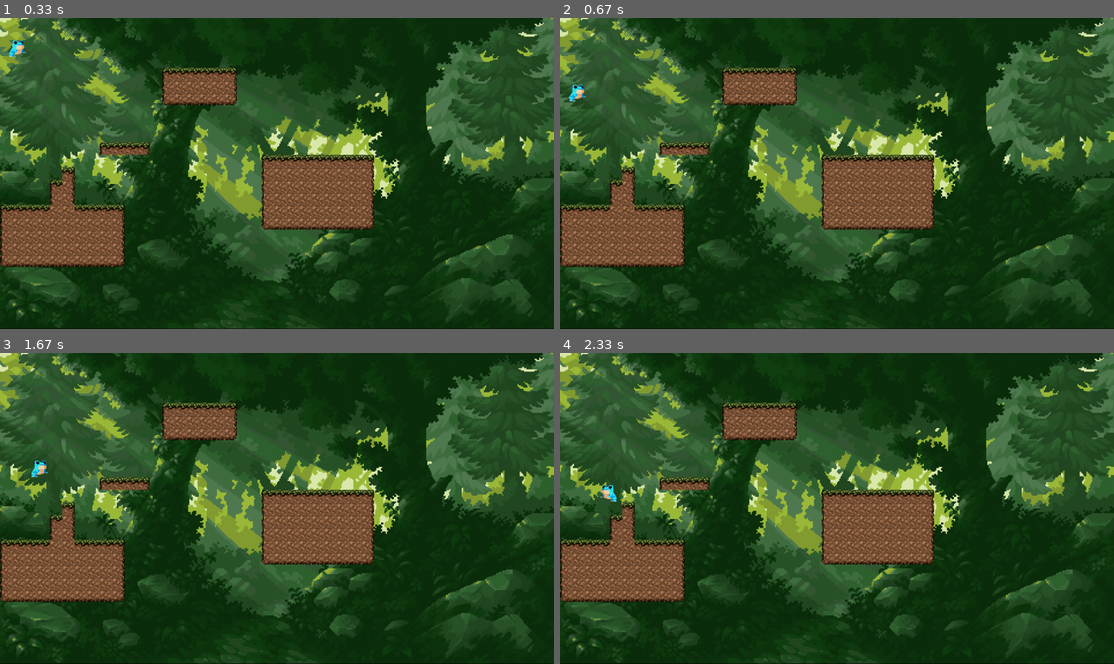
Above: before the commit, frames 1-4 (two rows, left to right).
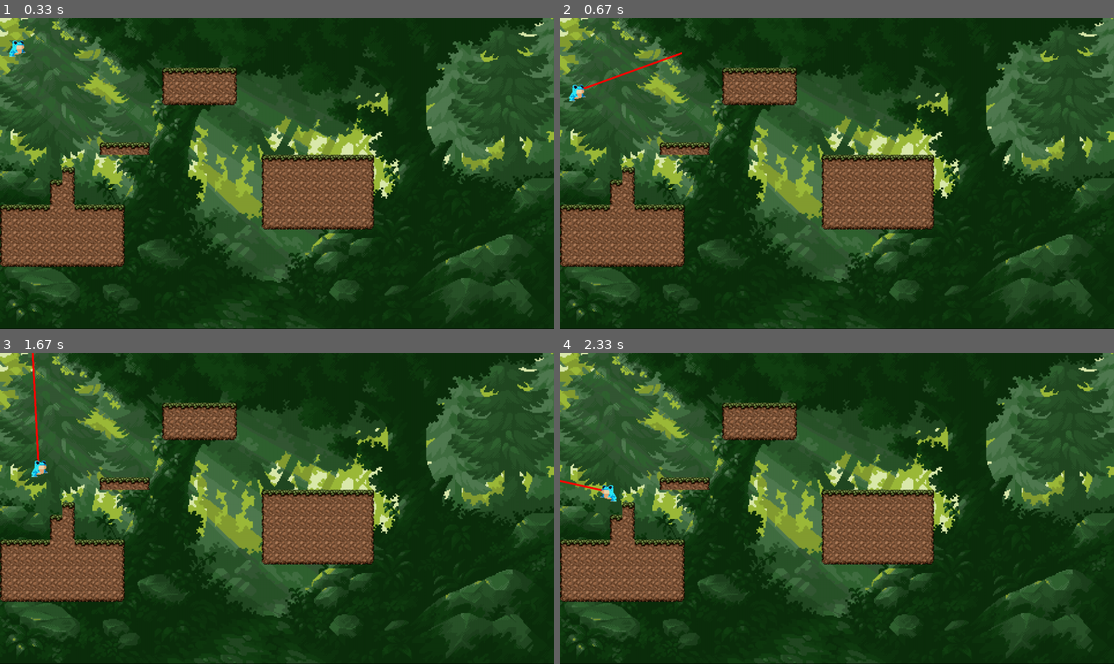
Above: after the commit, the same moments.

Repository: GuilhermeGZanetti/pygame-engine
Game: pygame game, started from main.py
Same seed, same stepped clock (60 frames per second), same inputs: the game is played once before the commit and once after it.
Inputs:
- Up to frame 1 (0.33 s): no input
- Up to frame 2 (0.67 s): tap Z at 0.33 s
- Up to frame 3 (1.67 s): hold Right 0.67-1.13 s; tap Z at 0.73, 1.03, 1.23, 1.57 s; hold Up 1.17-1.47 s; hold Right from 1.5 s (still down)
- Up to frame 4 (2.33 s): tap Z at 1.87, 2.07 s; release Right at 1.97 s; hold Left from 2 s (still down)

Frame 1 is identical in both runs. In frame 2, 0.1% of the frame differs, in the area x 4-23%, y 10-23%; in frame 3, 0.2%, in the area x 5-8%, y 0-35%; in frame 4, less than 0.1%.

Commit message:
feat: linguinha

Diff:
--- a/config.py
+++ b/config.py
@@ -26,3 +26,6 @@
     FROG_SPEED = 100
     FROG_ACCELERATION = 700
     JUMP_SPEED = 500
+
+    MAX_TONGUE_LENGTH = 300
+    TONGUE_VELOCITY = 1000
--- a/frog.py
+++ b/frog.py
@@ -2,6 +2,7 @@
 import pygame
 from animator import Animator
 from config import Config
+from grappling_tongue import GrapplingTongue
 from src.tilemap import GameMap, Tile
 from src.utils import load_img
 from src.vector2d import Vector2D
@@ -19,6 +20,8 @@
         self.max_velocity = Config.FROG_SPEED
         self.position: Vector2D = Vector2D(px, py)
 
+        self.grappling_tongue = GrapplingTongue(self)
+
         # Animation
         self.run_frames = self.init_sprite_sheet(self.run_sprite_sheet, 7, size)
         self.idle_frames = self.init_sprite_sheet(self.idle_sprite_sheet, 8, size)
@@ -27,11 +30,14 @@
         self.animator = Animator(run_frames=self.run_frames, idle_frames=self.idle_frames, jump_frames=self.jump_frames, starting_animation="idle")
 
 
+
     def update(self, screen: Surface, level: GameMap) -> None:
         self.delta_time = time.time() - self.last_time
         self.last_time = time.time()
 
         self.handle_input(level)
+
+        self.grappling_tongue.update(screen=screen, level=level)
 
         self.apply_physics(level=level)
         self.move_and_apply_collisions(level=level)
@@ -52,6 +58,16 @@
             self.command_move(right=True)
         else:
             self.is_moving = False
+
+        if pressed_keys[pygame.K_z]:
+            if not self.grappling_tongue.is_moving() and not self.grappling_tongue.is_extended():
+                direction = Vector2D(-int(pressed_keys[pygame.K_LEFT])+int(pressed_keys[pygame.K_RIGHT]),
+                                     -int(pressed_keys[pygame.K_UP])+int(pressed_keys[pygame.K_DOWN]))
+                if direction.x == 0 and direction.y == 0:
+                    direction.x = 1 if self.animator.facing_right else -1
+                self.grappling_tongue.launch_tongue(direction)
+            elif not self.grappling_tongue.is_moving():
+                self.grappling_tongue.retrieve_tongue()
 
         if pressed_keys[pygame.K_UP]:
             if not self.is_jumping(level):
--- /dev/null
+++ b/grappling_tongue.py
@@ -0,0 +1,68 @@
+import pygame
+
+from config import Config
+from src.line import Line
+from src.tilemap import GameMap
+from src.vector2d import Vector2D
+
+class GrapplingTongue:
+    def __init__(self, parent) -> None:
+        self.parent = parent
+
+        self.is_launched: bool = False
+        self.is_launching: bool = False
+        self.is_retrieving: bool = False
+
+        self.tongue_point: Vector2D = Vector2D(parent.position.x, parent.position.y)
+        self.line: Line | None = None
+
+    def is_moving(self):
+        return self.is_launching or self.is_retrieving
+
+    def is_extended(self):
+        return self.is_launched
+
+    def launch_tongue(self, direction: Vector2D):
+        self.is_launching = True
+        self.direction = direction.normalize()
+        self.tongue_point = Vector2D(*self.parent.rect.center)
+        self.line = Line(self.parent.position, self.tongue_point)
+
+    def retrieve_tongue(self):
+        self.is_retrieving = True
+        self.is_launched = False
+
+    def update(self, screen: pygame.Surface, level: GameMap):
+        if self.is_launching:
+            # Increase tongue length until limit
+            self.line.start_point = Vector2D(*self.parent.rect.center)
+            self.tongue_point += self.direction * (Config.TONGUE_VELOCITY * self.parent.delta_time)
+            self.line.end_point = self.tongue_point
+
+            # Check tongue collision with tilemap
+            collision = level.detect_line_tile_collision(line=self.line)
+            if collision:
+                self.is_launching = False
+                self.is_launched = True
+                self.line.end_point = collision
+
+            if self.line.length() > Config.MAX_TONGUE_LENGTH:
+                self.is_launching = False
+                self.is_retrieving = True
+            # print(f"Tongue point: {self.direction * (Config.TONGUE_VELOCITY * self.parent.delta_time)} // Direction: {self.direction} // Config: {Config.TONGUE_VELOCITY} // Time: {self.parent.delta_time} // Tongue len: ", self.line.length())
+
+            # Draw tongue
+            self.line.draw(screen)
+        elif self.is_retrieving:
+            #Return tongue
+            self.line.start_point = Vector2D(*self.parent.rect.center)
+            self.tongue_point += (self.line.start_point - self.tongue_point).normalize() * (Config.TONGUE_VELOCITY * self.parent.delta_time)
+            self.line.end_point = self.tongue_point
+
+            if self.line.length() < 3:
+                self.is_retrieving = False
+            self.line.draw(screen)
+        elif self.is_launched:
+            self.line.start_point = Vector2D(*self.parent.rect.center)
+
+            self.line.draw(screen)
--- /dev/null
+++ b/src/line.py
@@ -0,0 +1,16 @@
+import math
+import pygame
+
+from src.vector2d import Vector2D
+
+class Line:
+    def __init__(self, start_point: Vector2D, end_point: Vector2D) -> None:
+        self.start_point = start_point
+        self.end_point = end_point
+
+    def draw(self, screen: pygame.Surface):
+        pygame.draw.line(screen, (255, 0, 0), self.start_point.as_tuple(), self.end_point.as_tuple(), 5)
+
+    def length(self):
+        vector = self.end_point - self.start_point
+        return vector.tamanho()
--- a/src/tilemap.py
+++ b/src/tilemap.py
@@ -2,6 +2,9 @@
 from typing import List
 import sys
 import json
+
+from src.line import Line
+from src.vector2d import Vector2D
 try:
     from utils import load_img
 except:
@@ -93,6 +96,14 @@
                 return tile
         return None
 
+    def detect_line_tile_collision(self, line: Line) -> Vector2D | None:
+        for tile in self._tiles:
+            positions = tile.rect.clipline(line.start_point.as_tuple(), line.end_point.as_tuple())
+            if positions:
+                pos1 = positions[0]
+                return Vector2D(pos1[0], pos1[1])
+        return None
+
 
 
 def main():
--- a/src/vector2d.py
+++ b/src/vector2d.py
@@ -12,6 +12,18 @@
     def __sub__(self, outro_vetor):
         return Vector2D(self.x - outro_vetor.x, self.y - outro_vetor.y)
 
+    def __mul__(self, other):
+        new_vec = Vector2D(self.x, self.y)
+        new_vec.x *= other
+        new_vec.y *= other
+        return new_vec
+
+    def __rmul__(self, other):
+        new_vec = Vector2D(self.x, self.y)
+        new_vec.x *= other
+        new_vec.y *= other
+        return new_vec
+
     def __str__(self):
         return f"(x={self.x:.2f}, y={self.y:.2f})"
 
@@ -23,3 +35,10 @@
 
     def as_tuple(self):
         return (self.x, self.y)
+
+    def normalize(self):
+        size = self.tamanho()
+        self.x = self.x / size
+        self.y = self.y / size
+
+        return self
